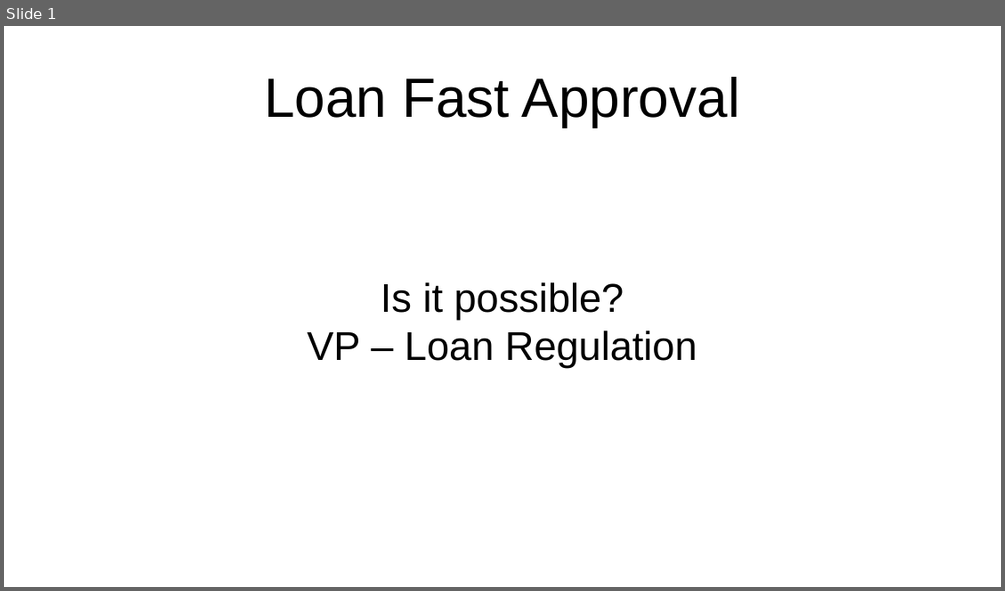
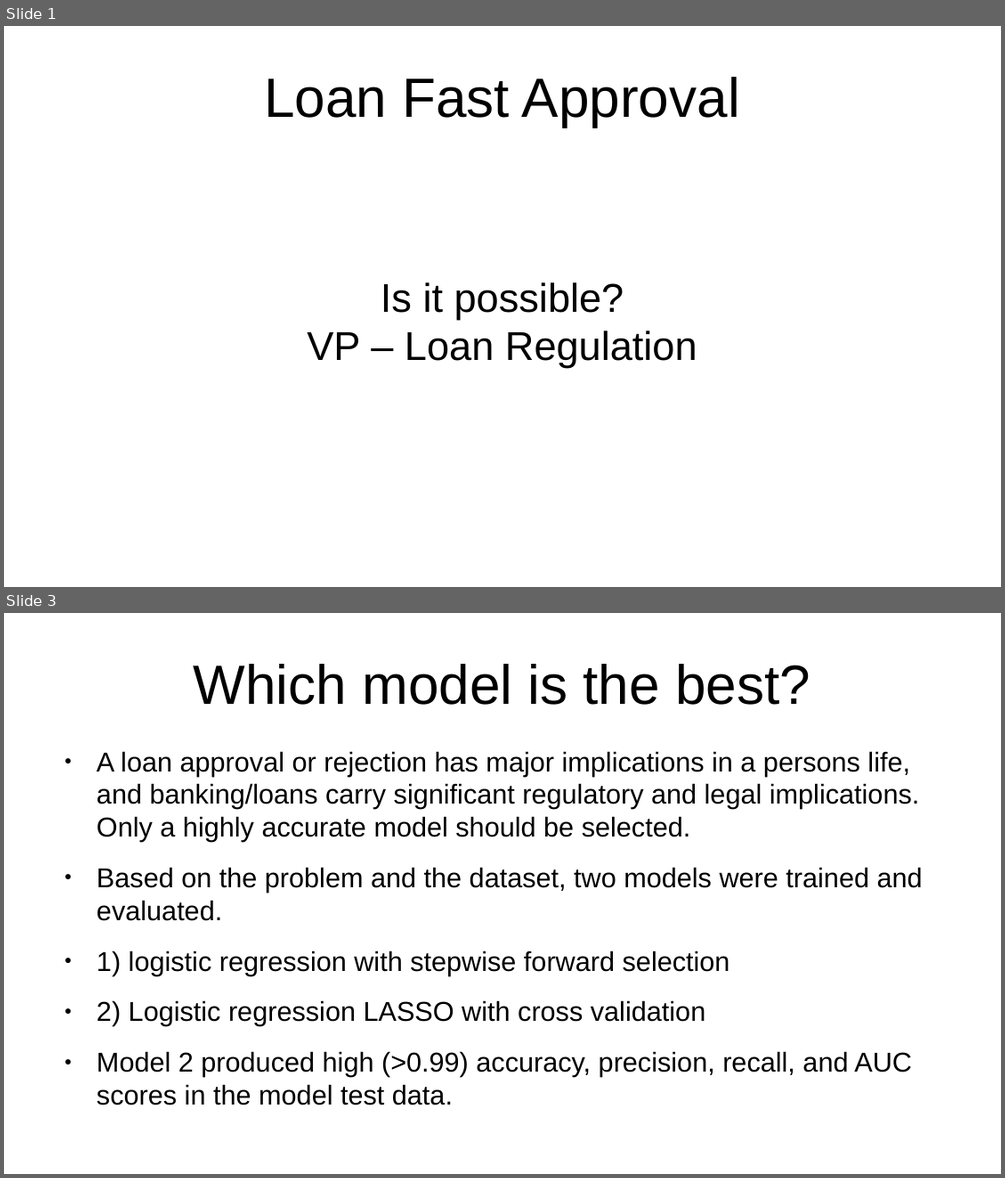
Before and after one commit to mbradds/loan-origination-model, a slide deck: loan_approval_slides_gm.pptx. Shown one above the other, each under a label of ours: slide 1 before the commit, slides 1 and 3 after it; the slides between them are not shown. The pictures are 1005x591 and 1005x1178 pixels, drawn with LibreOffice and Linux fonts; fonts in the diff are those of the drawing. Boxes give left, top, right and bottom in pixels: in the first picture for what was removed or moved away, otherwise in the second. Text is boxed around its words. In the diff, an @@ line names an element or a change of style, - is before the commit and + after.

```diff
--- a/loan_approval_slides_gm.pptx
+++ b/loan_approval_slides_gm.pptx
@@ slide 3 added at (4, 613, 1001, 1174), background #FFFFFF @@
@@ title added at (194, 664, 810, 705), 44 pt, text #000000 @@
+Which model is the best?
@@ text added at (97, 751, 922, 1077), 21.8 pt, text #000000 @@
+● A loan approval or rejection has major implications in a persons life, and banking/loans carry significant regulatory and legal implications. Only a highly accurate model should be selected.
+● Based on the problem and the dataset, two models were trained and evaluated.
+● 1) logistic regression with stepwise forward selection
+● 2) Logistic regression LASSO with cross validation
+● Model 2 produced high (>0.99) accuracy, precision, recall, and AUC scores in the model test data.
```
Also in this commit, not shown: 2 other slides added, 2 other files.
